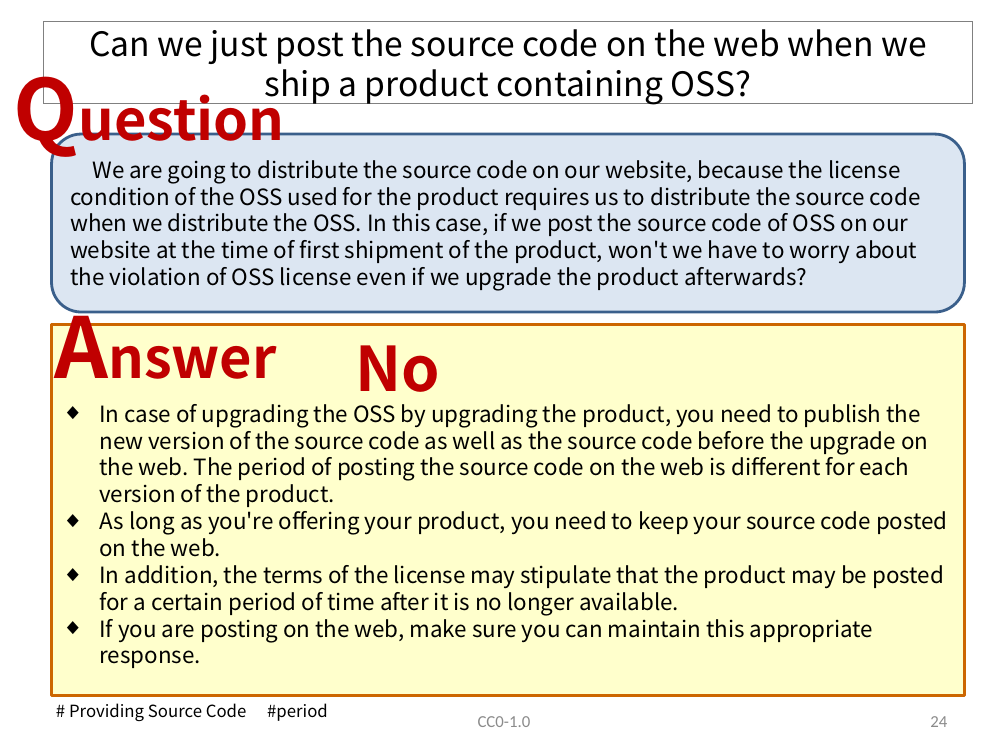
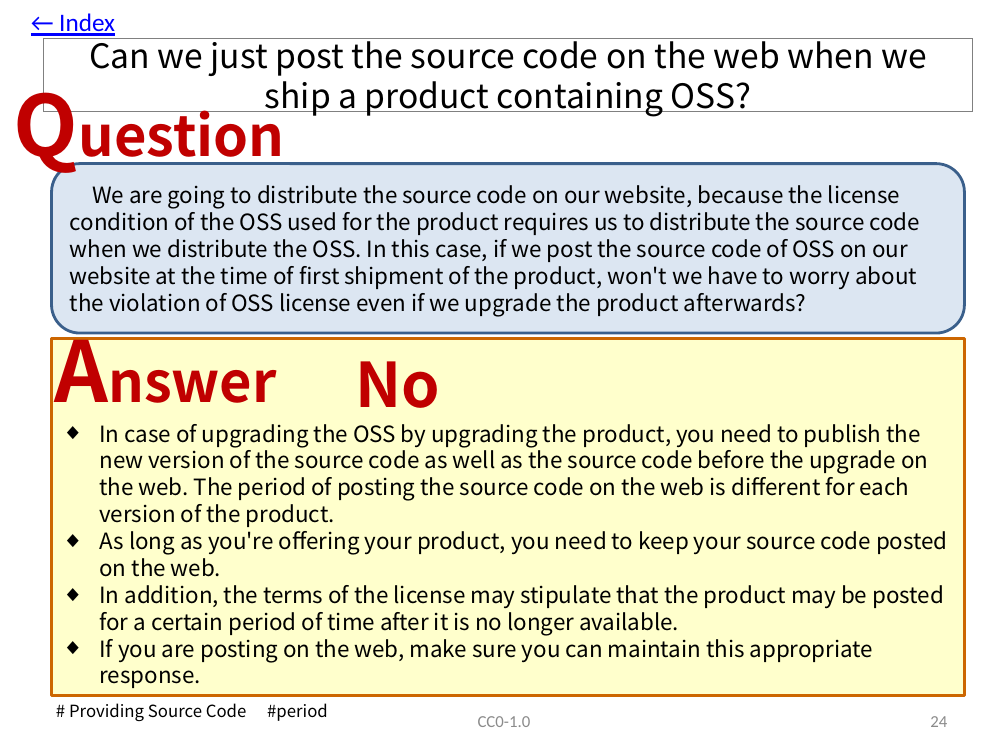
Before and after one commit to OpenChain-Project/OpenChain-JWG, a slide deck: slide 25 of Education_Material/FAQ/Misunderstandings_of_OSS_licenses_CC0.pptx. Drawn at 1008x756 pixels with LibreOffice and Linux fonts; fonts in the diff are those of the drawing. Boxes give left, top, right and bottom in pixels: in the first picture for what was removed or moved away, otherwise in the second. Text is boxed around its words. In the diff, an @@ line names an element or a change of style, - is before the commit and + after.

Commit message:
Update to V7.1. Added a link to the index.

```diff
--- a/Education_Material/FAQ/Misunderstandings_of_OSS_licenses_CC0.pptx
+++ b/Education_Material/FAQ/Misunderstandings_of_OSS_licenses_CC0.pptx
@@ text added at box(59, 13, 115, 36), 18 pt, text #0000FF, underline @@
+← Index
@@ title "Can we just post the ...": place and size @@
-title "Can we just post the ..." at box(43, 22, 972, 104)
+title "Can we just post the ..." at box(43, 38, 972, 112)
@@ text "Question": place and size @@
-text "Question" at box(4, 51, 313, 163)
+text "Question" at box(4, 68, 313, 179)
@@ rounded rectangle "We are going to distribute ...": place and size @@
-rounded rectangle "We are going to distribute ..." at box(51, 134, 965, 312)
+rounded rectangle "We are going to distribute ..." at box(51, 163, 965, 333)
@@ text "Answer": place and size @@
-text "Answer" at box(44, 290, 309, 402)
+text "Answer" at box(44, 313, 309, 425)
@@ rectangle: place and size @@
-rectangle at box(51, 325, 965, 696)
+rectangle at box(51, 339, 965, 696)
@@ text "No" rewrapped from box(355, 345, 440, 407) to box(355, 361, 440, 408) @@
@@ text "In case of upgrading the ...": place and size @@
-text "In case of upgrading the ..." at box(99, 404, 948, 668)
+text "In case of upgrading the ..." at box(99, 424, 948, 688)
```
Also in this commit, not shown: 55 other slides changed.
